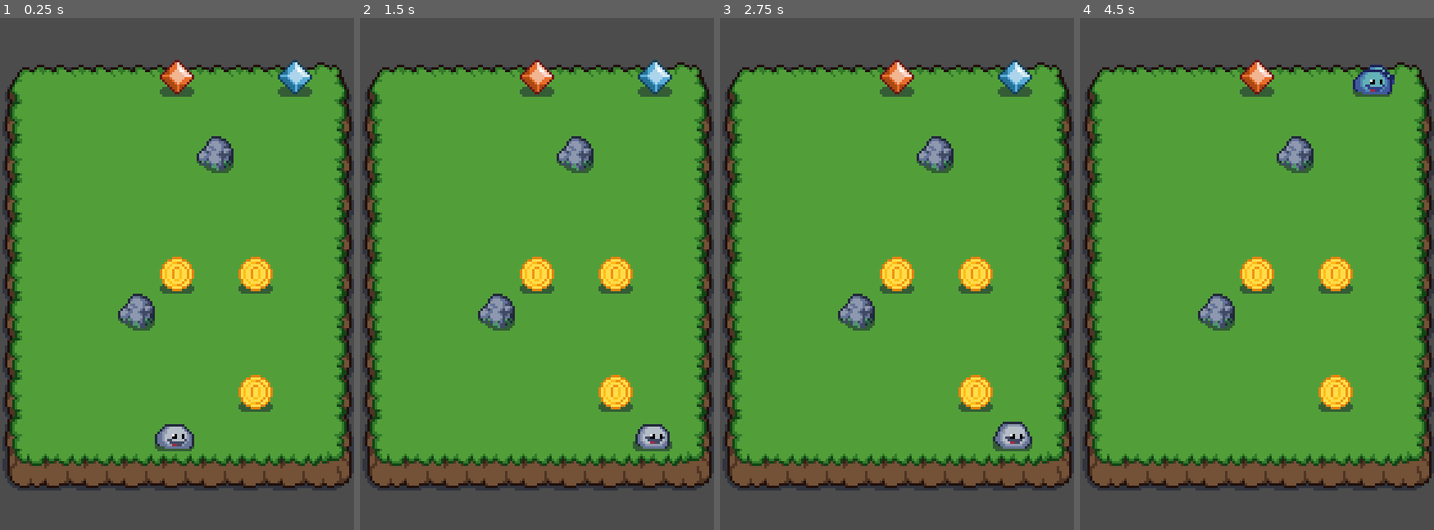
Above: before the commit, frames 1-4 (left to right).
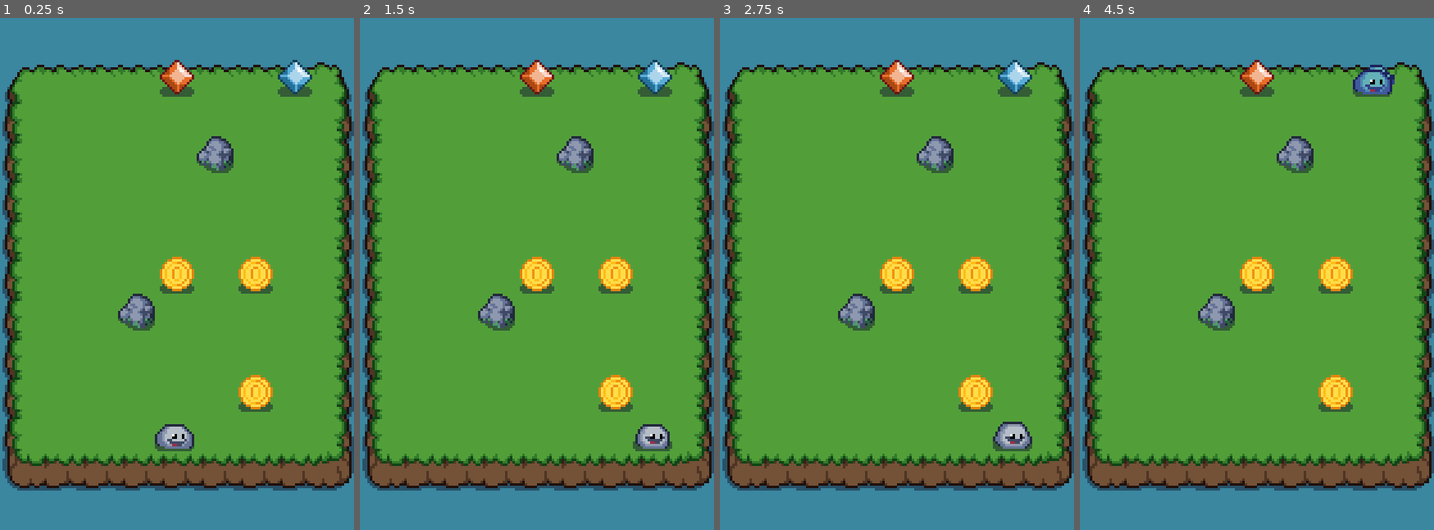
Above: after the commit, the same moments.

Repository: renancvalladao/slime-puzzle-godot
Game: Godot game, scene res://scenes/level.tscn
Same seed, same stepped clock (60 frames per second), same inputs: the game is played once before the commit and once after it.
Inputs:
- Up to frame 1 (0.25 s): no input
- Up to frame 2 (1.5 s): hold Right (ui_right) 0.53-1.28 s; hold Down (ui_down) from 1.28 s (still down)
- Up to frame 3 (2.75 s): release Down (ui_down) at 2.03 s; hold Right (ui_right) from 2.03 s (still down)
- Up to frame 4 (4.5 s): release Right (ui_right) at 2.78 s; hold Up (ui_up) 2.78-3.53 s; hold Left (ui_left) from 3.53 s (still down)

The runs differ from the first frame. In frame 1, 21% of the frame differs, in the area x 0-100%, y 0-100%; in frame 2, 21%; in frame 3, 21%; in frame 4, 21%.

Commit message:
Configuring project for android

Diff:
--- a/project.godot
+++ b/project.godot
@@ -12,6 +12,7 @@
 
 config/name="Slime Puzzle"
 run/main_scene="res://scenes/level.tscn"
+boot_splash/fullsize=false
 config/icon="res://icon.png"
 
 [display]
@@ -20,6 +21,7 @@
 window/size/height=208
 window/size/test_width=432
 window/size/test_height=624
+window/handheld/orientation="portrait"
 window/stretch/mode="2d"
 window/stretch/aspect="keep"
 
@@ -57,4 +59,5 @@
 
 [rendering]
 
+environment/default_clear_color=Color( 0.231373, 0.533333, 0.627451, 1 )
 environment/default_environment="res://default_env.tres"
